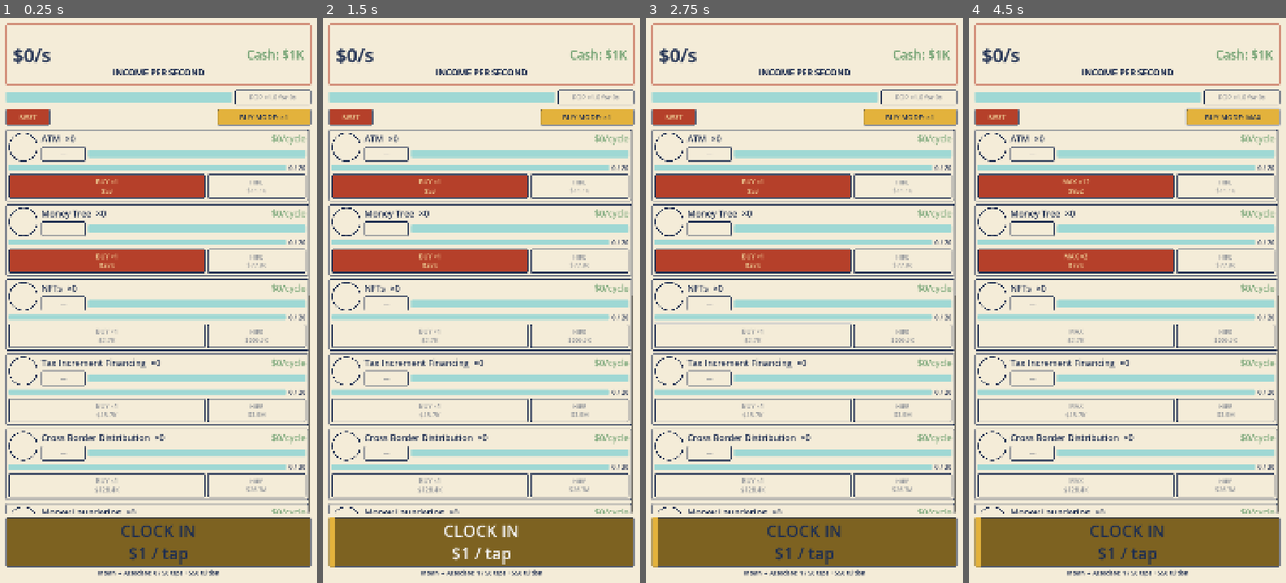
Above: before the commit, frames 1-4 (left to right).
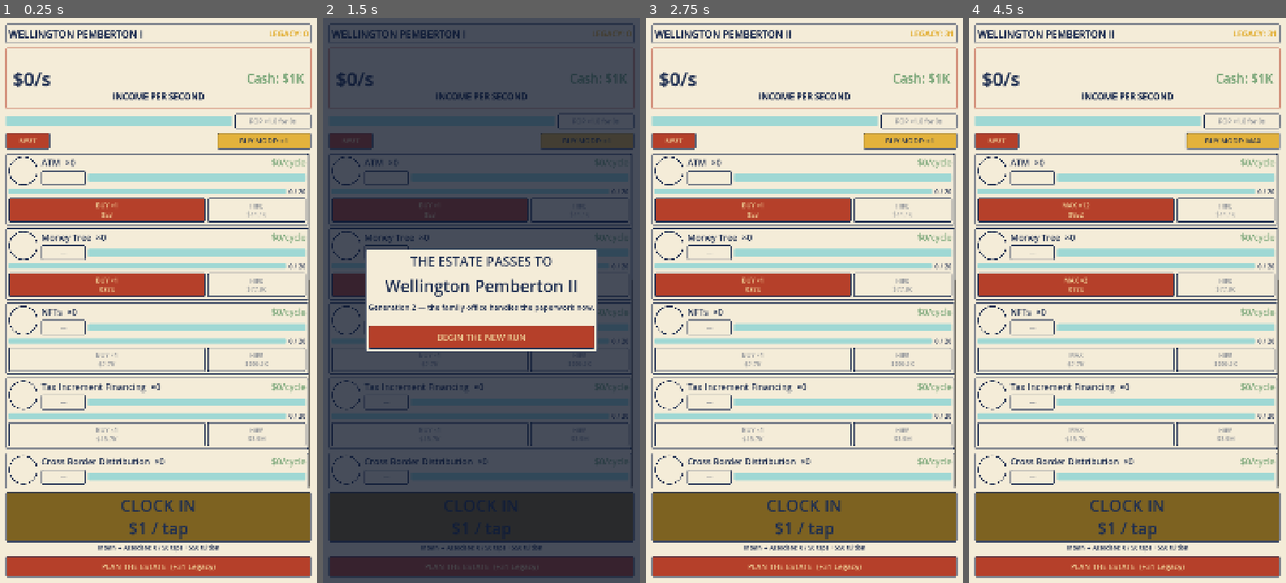
Above: after the commit, the same moments.

Repository: TimGoergen/american-tycoon
Game: Godot game, scene res://Main.tscn
Two runs of this game, one before a commit and one after it. Both use one fixed random seed, a clock stepped at 60 frames per second and the inputs below.
Inputs (mouse positions are in pixels of both pictures, inside the frame that each line leads up to):
- Up to frame 1 (0.25 s): no input
- Up to frame 2 (1.5 s): click (481, 566) at 0.5 s, where only the run after the commit has a clickable "PLAN THE ESTATE (+31 Legacy)"; click (481, 373) at 1.25 s, where only the run after the commit has a clickable "SIGN & PASS ON"
- Up to frame 3 (2.75 s): click (804, 340) at 2 s, where only the run after the commit has a clickable "BEGIN THE NEW RUN"
- Up to frame 4 (4.5 s): click "BUY MODE: ×1" at 2.75 s; click "BUY MODE: ×10" at 3.5 s; click "BUY MODE: ×100" at 4.25 s

The runs differ from the first frame. In frame 1, 54% of the frame differs, in the area x 1-99%, y 0-100%; in frame 2, 94%, in the area x 0-100%, y 0-100%; in frame 3, 54%; in frame 4, 54%.

Commit message:
Make the prestige loop playable
The dynasty/Legacy spine existed only in the headless sim; the Main screen drove a bare single-generation GameState. Wire the dynasty into the game so the full death -> inherit -> faster-heir loop is playable end to end.

- Main now owns a DynastyState and ticks it (Legacy multiplier applies to property income); save/load and autosave move to the dynastic save dict (back-compat: a bare M1 save loads as a gen-1 dynasty).

- New DynastyHeader strip shows heir name + total Legacy; new WillScreen runs the Reading of the Will (estate waterfall) then the heir reveal; new HeirNames generates the dynastic name + Roman-numeral generation.

- A gated PLAN THE ESTATE button triggers succession; on confirm we save and reload the scene so all UI rebinds cleanly to the new generation.

Deferred: Family Ledger, the auto-appearing estate-planner prompt, origins/debt, loopholes, and Legacy applied to offline accrual. Prestige constants (k_legacy/k_sprint/...) still need a tuning pass.

Co-Authored-By: Claude Opus 4.8 <noreply@anthropic.com>

Diff:
--- a/game/scripts/Main.gd
+++ b/game/scripts/Main.gd
@@ -9,17 +9,24 @@
 # (Unity analogue: FixedUpdate for logic, Update for presentation — except
 # Godot has no built-in fixed update for _process, so we accumulate.)
 
+# The dynasty owns the whole bloodline (total Legacy, the generation counter,
+# succession) and holds the living generation as `dynasty.current`. Every UI verb
+# acts on that living generation, so `game` is kept as a direct handle to it.
+var dynasty: DynastyState
 var game: GameState
 var tuning: TuningConfig
 
 var _tick_accumulator := 0.0
 var _autosave_timer := 0.0
 
+var _dynasty_header: DynastyHeader
 var _hero_stat: HeroStat
 var _frenzy_bar: FrenzyBar
 var _wage_panel: WagePanel
 var _welcome_overlay: WelcomeBackOverlay
+var _will_screen: WillScreen
 var _buy_mode_button: Button
+var _plan_button: Button
 var _rows: Array = []
 
 ## Global buy mode — one toggle drives every row's buy button.
@@ -36,18 +43,26 @@
 
 
 func _process(delta: float) -> void:
+	# Freeze the economy while the succession ceremony is on screen: no ticks, no
+	# autosave. This keeps the will's numbers from shifting under the player and
+	# avoids half-saving the generation swap that happens mid-ceremony.
+	if _will_screen.visible:
+		return
+
 	# Fixed-timestep logic (Spec §2): accumulate render time and tick in
-	# constant steps so the economy math is framerate-independent.
+	# constant steps so the economy math is framerate-independent. Ticking the
+	# dynasty (not the bare generation) applies the Legacy multiplier to property
+	# income — the dynastic acceleration that makes each heir faster (Spec §9.4).
 	var step := 1.0 / float(tuning.logic_hz)
 	_tick_accumulator += delta
 	while _tick_accumulator >= step:
-		game.tick(step)
+		dynasty.tick(step)
 		_tick_accumulator -= step
 
 	_autosave_timer += delta
 	if _autosave_timer >= tuning.autosave_cadence:
 		_autosave_timer = 0.0
-		SaveManager.save_to_file(game)
+		SaveManager.save_dict_to_file(dynasty.to_save_dict())
 
 	# Headline income/sec: the guaranteed staffed floor plus a smoothed bonus from
 	# active play (rushes, wage taps, frenzy). Built in GameState so it never reads
@@ -56,12 +71,16 @@
 	_hero_stat.set_cash(game.economy.cash)
 	_hero_stat.set_frenzy_glow(game.frenzy.get_multiplier() > 1.0)
 
+	# Dynastic identity strip and the prestige-exit button reflect the live state.
+	_dynasty_header.set_dynasty(HeirNames.dynasty_name(dynasty.generation), dynasty.legacy_total)
+	_update_plan_button()
+
 
 func _notification(what: int) -> void:
 	# Save on backgrounding (phone) and on close (desktop) — Spec §12.
 	if what == NOTIFICATION_APPLICATION_PAUSED or what == NOTIFICATION_WM_CLOSE_REQUEST:
-		if game != null:
-			SaveManager.save_to_file(game)
+		if dynasty != null:
+			SaveManager.save_dict_to_file(dynasty.to_save_dict())
 
 
 # ---------------------------------------------------------------------------
@@ -72,22 +91,42 @@
 	tuning = ConfigLoader.load_tuning()
 	var property_configs := ConfigLoader.load_property_configs()
 	var titles := ConfigLoader.load_title_configs()
-	game = GameState.new(property_configs, titles, tuning)
+
+	# Constructing the dynasty also builds generation 1, already seeded with
+	# starting cash by DynastyState. So, unlike the old bare-GameState path, a
+	# fresh game needs no extra award_cash here.
+	dynasty = DynastyState.new(property_configs, titles, tuning)
 
 	var save_dict := SaveManager.load_from_file()
-	if save_dict.is_empty():
-		game.economy.award_cash(tuning.m1_starting_cash)
-	else:
-		game.load_save_dict(save_dict)
-		_elapsed_since_save = SaveManager.get_seconds_since_save(save_dict)
+	if not save_dict.is_empty():
+		# Loads both the new dynastic save and a legacy bare-generation save: a
+		# bare M1 save reconstructs as a clean generation-1 dynasty (see
+		# DynastyState.load_save_dict).
+		dynasty.load_save_dict(save_dict)
+		_elapsed_since_save = _seconds_since_save(save_dict)
+
+	# The UI verbs all act on the living generation; keep a direct handle to it.
+	game = dynasty.current
 
 	# Restore the saved buy-mode preference (defaults to ×1 for a fresh game).
 	_buy_mode = game.ui_buy_mode as PropertyRow.BuyMode
+
+
+## Wall-clock seconds since the save was written. The dynastic save nests the
+## generation (which carries the saved_at_unix timestamp) under "current"; a
+## legacy bare-generation save carries that timestamp at the top level. Read it
+## from wherever it actually lives.
+func _seconds_since_save(save_dict: Dictionary) -> float:
+	var stamped: Dictionary = save_dict.get("current", save_dict)
+	return SaveManager.get_seconds_since_save(stamped)
 
 
 func _apply_offline_if_due() -> void:
 	if _elapsed_since_save <= 0.0:
 		return
+	# Offline earnings accrue to the living generation at the staffed rate. They do
+	# NOT yet receive the dynasty's Legacy multiplier (OfflineCalculator predates
+	# the dynasty layer); folding Legacy into offline accrual is a later refinement.
 	var offline := game.apply_offline(_elapsed_since_save)
 	# The ritual only plays when a pile actually accrued (staffed income).
 	if offline.pile > 0.0:
@@ -115,6 +154,10 @@
 	var column := VBoxContainer.new()
 	column.add_theme_constant_override("separation", 14)
 	margin.add_child(column)
+
+	# Dynastic identity strip at the very top: heir name + total Legacy (GDD §13).
+	_dynasty_header = DynastyHeader.new()
+	column.add_child(_dynasty_header)
 
 	_hero_stat = HeroStat.new()
 	column.add_child(_hero_stat)
@@ -182,10 +225,30 @@
 	_wage_panel.promotion_requested.connect(_on_promotion_requested)
 	column.add_child(_wage_panel)
 
+	# The prestige exit: plan the estate, pass on, and raise a faster heir. Red
+	# because it is the big commit action (§8). It stays disabled until dying
+	# would actually grow the dynasty (dynasty.can_perform_succession()), and its
+	# label then previews the Legacy gain — see _update_plan_button.
+	_plan_button = Button.new()
+	_plan_button.custom_minimum_size = Vector2(0, 72)
+	_plan_button.add_theme_font_size_override("font_size", 26)
+	UiPalette.style_button(_plan_button, true)
+	_plan_button.text = "PLAN THE ESTATE"
+	_plan_button.pressed.connect(_on_plan_estate_pressed)
+	column.add_child(_plan_button)
+
 	# The welcome-back overlay sits above everything and starts hidden.
 	_welcome_overlay = WelcomeBackOverlay.new()
 	_welcome_overlay.set_anchors_preset(Control.PRESET_FULL_RECT)
 	add_child(_welcome_overlay)
+
+	# The succession ceremony overlay (the Reading of the Will + heir reveal),
+	# also above everything and hidden until the player plans the estate.
+	_will_screen = WillScreen.new()
+	_will_screen.set_anchors_preset(Control.PRESET_FULL_RECT)
+	_will_screen.pass_on_confirmed.connect(_on_pass_on_confirmed)
+	_will_screen.heir_begin_pressed.connect(_on_heir_begin_pressed)
+	add_child(_will_screen)
 
 
 # ---------------------------------------------------------------------------
@@ -246,6 +309,46 @@
 	get_tree().reload_current_scene()
 
 
+# ---------------------------------------------------------------------------
+# Succession — the prestige loop (Spec §9, GDD §13)
+# ---------------------------------------------------------------------------
+
+## Refresh the Plan-the-Estate button: enabled only when dying would convert to
+## at least 1 Legacy, and labeled with the Legacy it would yield right now.
+func _update_plan_button() -> void:
+	var can_succeed := dynasty.can_perform_succession()
+	_plan_button.disabled = not can_succeed
+	if can_succeed:
+		_plan_button.text = "PLAN THE ESTATE  (+%d Legacy)" % dynasty.projected_legacy_gain()
+	else:
+		_plan_button.text = "PLAN THE ESTATE"
+
+
+## Player opened the estate planner: show the will for the dying generation.
+func _on_plan_estate_pressed() -> void:
+	# Gated defensively even though the button is disabled when this is false.
+	if not dynasty.can_perform_succession():
+		return
+	var will := dynasty.get_draft_will()
+	_will_screen.show_will(will, HeirNames.dynasty_name(dynasty.generation))
+
+
+## Player signed the will: execute the death — bank Legacy, advance the
+## generation, raise the heir — then reveal who inherits.
+func _on_pass_on_confirmed() -> void:
+	dynasty.perform_succession()
+	_will_screen.show_heir_reveal(HeirNames.dynasty_name(dynasty.generation), dynasty.generation)
+
+
+## Player dismissed the heir reveal: persist the new dynasty state, then reload
+## the scene so the whole UI rebinds cleanly to the freshly-born generation
+## (the same proven path as startup). Reloading avoids hand-re-wiring every
+## property row, the wage panel, and the frenzy bar to the heir's new objects.
+func _on_heir_begin_pressed() -> void:
+	SaveManager.save_dict_to_file(dynasty.to_save_dict())
+	get_tree().reload_current_scene()
+
+
 func _on_buy_mode_toggled() -> void:
 	_buy_mode = ((_buy_mode + 1) % PropertyRow.BuyMode.size()) as PropertyRow.BuyMode
 	game.ui_buy_mode = _buy_mode  # persisted on the next autosave / on background
--- /dev/null
+++ b/game/scripts/core/HeirNames.gd
@@ -0,0 +1,45 @@
+# HeirNames.gd
+# Pure utility for generating the dynastic name displayed each generation.
+# No scene tree presence, no state — static functions only.
+# Called by Main.gd to produce names like "Wellington Pemberton IX".
+
+class_name HeirNames
+
+
+## The fixed house given-name and family surname for the current dynasty.
+## A later slice (origins) will randomize these per playthrough.
+const HOUSE_NAME := "Wellington"
+const FAMILY_SURNAME := "Pemberton"
+
+
+## Convert a positive integer to a Roman numeral string (1 -> "I", 4 -> "IV",
+## 9 -> "IX", 40 -> "XL", 1990 -> "MCMXC", etc.). Must handle at least 1..3999
+## correctly. For n < 1, return str(n) as a safe fallback.
+static func roman_numeral(n: int) -> String:
+	# Guard: Roman numerals are only defined for positive integers.
+	# Returning str(n) keeps the caller's display from going blank on bad input.
+	if n < 1:
+		return str(n)
+
+	# Standard descending value/symbol table. The subtractive pairs (CM, CD, etc.)
+	# are listed explicitly so we can handle them in the same loop without special
+	# cases — we just subtract the largest value that fits and append its symbol.
+	var values: Array[int]   = [1000, 900, 500, 400, 100, 90, 50, 40, 10, 9, 5, 4, 1]
+	var symbols: Array[String] = ["M", "CM", "D", "CD", "C", "XC", "L", "XL", "X", "IX", "V", "IV", "I"]
+
+	var result := ""
+	var remaining := n
+
+	for i in range(values.size()):
+		# Keep consuming this value as long as it still fits.
+		while remaining >= values[i]:
+			result += symbols[i]
+			remaining -= values[i]
+
+	return result
+
+
+## The full dynastic name for a given 1-based generation, e.g.
+## dynasty_name(9) -> "Wellington Pemberton IX".
+static func dynasty_name(generation: int) -> String:
+	return "%s %s %s" % [HOUSE_NAME, FAMILY_SURNAME, roman_numeral(generation)]
--- /dev/null
+++ b/game/scripts/ui/DynastyHeader.gd
@@ -0,0 +1,76 @@
+# DynastyHeader — a slim header strip pinned at the top of the Main screen.
+#
+# Displays the player's current dynastic identity at a glance:
+#   • LEFT:  the heir's full name in UPPERCASE (e.g. "WELLINGTON PEMBERTON IX").
+#            The Roman numeral suffix is the generation counter — how many heirs
+#            the dynasty has cycled through (GDD §13).
+#   • RIGHT: total accumulated Legacy points, the dynasty's prestige currency
+#            (GDD §13). Given gold treatment (MUSTARD_GOLD) because Legacy is
+#            the long-arc score — it never resets and never decreases.
+#
+# This node is display-only. Main.gd drives it by calling set_dynasty().
+# Style follows the project's "ticket plate" aesthetic: cream plate, navy border,
+# faux-bold via a matching-color outline (no bold font asset exists until M3).
+
+class_name DynastyHeader
+extends PanelContainer
+
+# Type sizes — art direction for at-a-glance reading on a phone screen.
+# Tim is 49 with imperfect vision; err large (UI notes §1).
+const HEIR_FONT_SIZE  := 34  # the name is the primary identity marker
+const LEGACY_FONT_SIZE := 28  # legacy is secondary; smaller but still prominent
+const FAUX_BOLD_OUTLINE := 2  # outline size that fakes bold weight until M3 fonts
+
+# The two live labels — kept as members so set_dynasty() can update them.
+var _name_label:   Label
+var _legacy_label: Label
+
+
+func _ready() -> void:
+	# Apply the standard cream ticket plate (navy border) from the palette.
+	add_theme_stylebox_override("panel", UiPalette.make_panel_style())
+
+	# A single HBoxContainer fills the plate: name | spacer | legacy.
+	var row := HBoxContainer.new()
+	# Vertical center-align so both labels sit on the same baseline.
+	row.alignment = BoxContainer.ALIGNMENT_CENTER
+	add_child(row)
+
+	# LEFT: heir name — navy, large, faux-bold.
+	_name_label = _make_label(UiPalette.NAVY, HEIR_FONT_SIZE, FAUX_BOLD_OUTLINE)
+	row.add_child(_name_label)
+
+	# SPACER: pushes the legacy label to the right edge.
+	# SIZE_EXPAND_FILL tells the HBox to give all leftover horizontal space to this
+	# invisible node — a common Godot pattern for "push the next child to the far end".
+	var spacer := Control.new()
+	spacer.size_flags_horizontal = Control.SIZE_EXPAND_FILL
+	row.add_child(spacer)
+
+	# RIGHT: legacy total — MUSTARD_GOLD (prestige currency gets the gold treatment).
+	_legacy_label = _make_label(UiPalette.MUSTARD_GOLD, LEGACY_FONT_SIZE, FAUX_BOLD_OUTLINE)
+	row.add_child(_legacy_label)
+
+
+## Build a label styled for the ticket-plate aesthetic: a given color, a given
+## font size, and a same-color outline that fakes bold weight (see class header).
+## This replicates HeroStat._make_label exactly — the pattern is project-wide.
+func _make_label(color: Color, font_size: int, outline: int) -> Label:
+	var label := Label.new()
+	label.add_theme_color_override("font_color", color)
+	label.add_theme_font_size_override("font_size", font_size)
+	# The outline is the same color as the text — it thickens the glyphs without
+	# changing the hue, producing a convincing faux-bold at small outline sizes.
+	label.add_theme_color_override("font_outline_color", color)
+	label.add_theme_constant_override("outline_size", outline)
+	return label
+
+
+## Update the displayed dynasty identity.
+## `dynasty_name` is the full name string, e.g. "Wellington Pemberton IX".
+## `legacy_total` is the integer Legacy points accumulated across all generations.
+func set_dynasty(dynasty_name: String, legacy_total: int) -> void:
+	# Always show the name in UPPERCASE — ticket-plate style convention,
+	# and the Roman numeral reads more clearly in all-caps.
+	_name_label.text = dynasty_name.to_upper()
+	_legacy_label.text = "LEGACY: " + str(legacy_total)
--- /dev/null
+++ b/game/scripts/ui/WillScreen.gd
@@ -0,0 +1,265 @@
+class_name WillScreen
+extends ColorRect
+
+# "The Reading of the Will" — the prestige/succession ceremony screen (GDD §13).
+# This is the legible-math version: plain itemized estate waterfall document
+# followed by an heir reveal. Ceremony copy, portraits, and art arrive in M3;
+# this M1 build surfaces all the numbers clearly so the math feels real.
+#
+# Two phases live inside one overlay and are swapped in-place:
+#   Phase 1 — the will document (estate waterfall + "SIGN & PASS ON" button)
+#   Phase 2 — heir reveal ("THE ESTATE PASSES TO" + "BEGIN THE NEW RUN" button)
+#
+# Main.gd drives the ceremony:
+#   1. Call show_will(will, dying_name)  → player reads math, clicks confirm
+#   2. Listen for pass_on_confirmed signal
+#   3. Call show_heir_reveal(heir_name, generation) → player clicks begin
+#   4. Listen for heir_begin_pressed signal
+
+
+## Player has signed the will and chosen to pass the estate on (end phase 1).
+signal pass_on_confirmed
+
+## Player dismisses the heir reveal to begin the new generation (end phase 2).
+signal heir_begin_pressed
+
+
+# ── Phase 1 references ────────────────────────────────────────────────────────
+
+var _phase1_container: VBoxContainer
+
+var _deceased_label: Label    # "The estate of {name}"
+var _gross_value: Label
+var _creditors_value: Label
+var _subtotal_value: Label
+var _tax_value: Label
+var _net_value: Label
+var _legacy_value: Label
+
+
+# ── Phase 2 references ────────────────────────────────────────────────────────
+
+var _phase2_container: VBoxContainer
+
+var _heir_name_label: Label
+var _generation_label: Label
+
+
+func _ready() -> void:
+	# Dark scrim covers the game screen beneath the ceremony.
+	color = Color(UiPalette.INK_NAVY, 0.75)
+	visible = false
+
+	# A single CenterContainer positions the panel in the middle of the screen.
+	var center := CenterContainer.new()
+	center.set_anchors_preset(Control.PRESET_FULL_RECT)
+	add_child(center)
+
+	var panel := PanelContainer.new()
+	panel.add_theme_stylebox_override("panel", UiPalette.make_panel_style())
+	center.add_child(panel)
+
+	# The outer column holds padding and switches between the two phase containers.
+	var outer_column := VBoxContainer.new()
+	outer_column.add_theme_constant_override("separation", 0)
+	outer_column.custom_minimum_size = Vector2(640, 0)
+	panel.add_child(outer_column)
+
+	_build_phase1(outer_column)
+	_build_phase2(outer_column)
+
+	# Both phases start hidden; show_will / show_heir_reveal reveal the right one.
+	_phase1_container.visible = false
+	_phase2_container.visible = false
+
+
+# ── Phase 1 builder ───────────────────────────────────────────────────────────
+
+func _build_phase1(parent: VBoxContainer) -> void:
+	_phase1_container = VBoxContainer.new()
+	_phase1_container.add_theme_constant_override("separation", 10)
+	parent.add_child(_phase1_container)
+
+	# ── Headline ──
+	var headline := Label.new()
+	headline.text = "THE READING OF THE WILL"
+	headline.horizontal_alignment = HORIZONTAL_ALIGNMENT_CENTER
+	headline.add_theme_color_override("font_color", UiPalette.NAVY)
+	headline.add_theme_font_size_override("font_size", 44)
+	_phase1_container.add_child(headline)
+
+	# ── Deceased subline (populated in show_will) ──
+	_deceased_label = Label.new()
+	_deceased_label.horizontal_alignment = HORIZONTAL_ALIGNMENT_CENTER
+	_deceased_label.add_theme_color_override("font_color", UiPalette.NAVY)
+	_deceased_label.add_theme_font_size_override("font_size", 26)
+	_phase1_container.add_child(_deceased_label)
+
+	# Visual separator between the header block and the document rows.
+	var spacer := Control.new()
+	spacer.custom_minimum_size = Vector2(0, 12)
+	_phase1_container.add_child(spacer)
+
+	# ── Itemized estate rows ──
+	# Each row is an HBoxContainer: description on the left, value right-aligned.
+	_gross_value    = _add_document_row(_phase1_container, "Gross estate:",    UiPalette.NAVY,        30)
+	_creditors_value = _add_document_row(_phase1_container, "Creditors paid:",  UiPalette.NAVY,        30)
+	_subtotal_value = _add_document_row(_phase1_container, "Subtotal:",         UiPalette.NAVY,        30)
+	_tax_value      = _add_document_row(_phase1_container, "Estate tax:",       UiPalette.KETCHUP_RED, 30)
+
+	# The "Net to heir" line is emphasized — larger text and money-green so the
+	# player immediately sees what they're actually passing down.
+	_add_divider(_phase1_container)
+	_net_value      = _add_document_row(_phase1_container, "── Net to heir:",   UiPalette.MONEY_GREEN, 40)
+	_legacy_value   = _add_document_row(_phase1_container, "Converts to Legacy:", UiPalette.MONEY_GREEN, 30)
+
+	var spacer2 := Control.new()
+	spacer2.custom_minimum_size = Vector2(0, 12)
+	_phase1_container.add_child(spacer2)
+
+	# ── Confirm button ──
+	var confirm_button := Button.new()
+	confirm_button.text = "SIGN & PASS ON"
+	confirm_button.custom_minimum_size = Vector2(0, 80)
+	confirm_button.add_theme_font_size_override("font_size", 30)
+	UiPalette.style_button(confirm_button, true)
+	confirm_button.pressed.connect(_on_sign_pressed)
+	_phase1_container.add_child(confirm_button)
+
+
+# ── Phase 2 builder ───────────────────────────────────────────────────────────
+
+func _build_phase2(parent: VBoxContainer) -> void:
+	_phase2_container = VBoxContainer.new()
+	_phase2_container.add_theme_constant_override("separation", 16)
+	parent.add_child(_phase2_container)
+
+	# ── Headline ──
+	var headline := Label.new()
+	headline.text = "THE ESTATE PASSES TO"
+	headline.horizontal_alignment = HORIZONTAL_ALIGNMENT_CENTER
+	headline.add_theme_color_override("font_color", UiPalette.NAVY)
+	headline.add_theme_font_size_override("font_size", 44)
+	_phase2_container.add_child(headline)
+
+	# ── Heir name (populated in show_heir_reveal) ──
+	# Large enough to feel like a name being announced in a room.
+	_heir_name_label = Label.new()
+	_heir_name_label.horizontal_alignment = HORIZONTAL_ALIGNMENT_CENTER
+	_heir_name_label.autowrap_mode = TextServer.AUTOWRAP_WORD_SMART
+	_heir_name_label.add_theme_color_override("font_color", UiPalette.NAVY)
+	_heir_name_label.add_theme_font_size_override("font_size", 56)
+	_phase2_container.add_child(_heir_name_label)
+
+	# ── Generation / deadpan subline ──
+	_generation_label = Label.new()
+	_generation_label.horizontal_alignment = HORIZONTAL_ALIGNMENT_CENTER
+	_generation_label.add_theme_color_override("font_color", UiPalette.NAVY)
+	_generation_label.add_theme_font_size_override("font_size", 26)
+	_phase2_container.add_child(_generation_label)
+
+	var spacer := Control.new()
+	spacer.custom_minimum_size = Vector2(0, 12)
+	_phase2_container.add_child(spacer)
+
+	# ── Begin button ──
+	var begin_button := Button.new()
+	begin_button.text = "BEGIN THE NEW RUN"
+	begin_button.custom_minimum_size = Vector2(0, 80)
+	begin_button.add_theme_font_size_override("font_size", 30)
+	UiPalette.style_button(begin_button, true)
+	begin_button.pressed.connect(_on_begin_pressed)
+	_phase2_container.add_child(begin_button)
+
+
+# ── Public interface ──────────────────────────────────────────────────────────
+
+## Show phase 1: the itemized will for the dying generation.
+## `will` keys (all floats unless noted):
+##   estate_gross   — total accumulated wealth
+##   creditors_paid — debts settled before the estate passes
+##   after_credit   — subtotal after creditors
+##   taxable        — the taxable portion (used by the tax calculation upstream)
+##   tax            — estate tax amount withheld
+##   estate_net     — cash the heir actually receives
+##   legacy_gain    — integer legacy points awarded (treat as int)
+## `dying_dynasty_name` — e.g. "Wellington Pemberton VIII"
+func show_will(will: Dictionary, dying_dynasty_name: String) -> void:
+	_deceased_label.text = "The estate of %s" % dying_dynasty_name
+
+	# Format money amounts; deductions are prefixed with a minus sign so the
+	# document reads like a real ledger (loss lines include the − in the string).
+	_gross_value.text    = Money.of(will.estate_gross).display()
+	_creditors_value.text = "−%s" % Money.of(will.creditors_paid).display()
+	_subtotal_value.text = Money.of(will.after_credit).display()
+	_tax_value.text      = "−%s" % Money.of(will.tax).display()
+	_net_value.text      = Money.of(will.estate_net).display()
+
+	# Legacy is a points integer, not a dollar figure — shown plainly with a + sign.
+	_legacy_value.text   = "+%d" % int(will.legacy_gain)
+
+	_phase1_container.visible = true
+	_phase2_container.visible = false
+	visible = true
+
+
+## Show phase 2: reveal the heir who inherits.
+## `heir_dynasty_name` — e.g. "Wellington Pemberton IX"
+## `generation`        — the new 1-based generation number
+func show_heir_reveal(heir_dynasty_name: String, generation: int) -> void:
+	_heir_name_label.text   = heir_dynasty_name
+	# Deadpan subline: acknowledges the ceremony is perfunctory, which is the joke.
+	_generation_label.text  = "Generation %d — the family office handles the paperwork now." % generation
+
+	_phase1_container.visible = false
+	_phase2_container.visible = true
+	# Overlay stays visible; it was already shown during phase 1.
+	visible = true
+
+
+# ── Signal handlers ───────────────────────────────────────────────────────────
+
+func _on_sign_pressed() -> void:
+	# Do NOT hide here. Main.gd will immediately call show_heir_reveal(),
+	# which transitions the overlay to phase 2 without a flash of the game.
+	pass_on_confirmed.emit()
+
+
+func _on_begin_pressed() -> void:
+	visible = false
+	heir_begin_pressed.emit()
+
+
+# ── Layout helpers ────────────────────────────────────────────────────────────
+
+# Creates one two-column document row: description on the left, value on the
+# right. Returns the value Label so the caller can populate it in show_will().
+func _add_document_row(parent: VBoxContainer, description: String, value_color: Color, value_size: int) -> Label:
+	var row := HBoxContainer.new()
+	row.add_theme_constant_override("separation", 8)
+	parent.add_child(row)
+
+	var desc_label := Label.new()
+	desc_label.text = description
+	desc_label.size_flags_horizontal = Control.SIZE_EXPAND_FILL
+	desc_label.add_theme_color_override("font_color", UiPalette.NAVY)
+	desc_label.add_theme_font_size_override("font_size", value_size)
+	row.add_child(desc_label)
+
+	var value_label := Label.new()
+	value_label.horizontal_alignment = HORIZONTAL_ALIGNMENT_RIGHT
+	value_label.size_flags_horizontal = Control.SIZE_EXPAND_FILL
+	value_label.add_theme_color_override("font_color", value_color)
+	value_label.add_theme_font_size_override("font_size", value_size)
+	row.add_child(value_label)
+
+	return value_label
+
+
+# Adds a thin visual rule between the subtotal block and the net-to-heir line.
+# A one-pixel ColorRect in NAVY gives the same visual weight as a <hr> in print.
+func _add_divider(parent: VBoxContainer) -> void:
+	var divider := ColorRect.new()
+	divider.color = UiPalette.NAVY
+	divider.custom_minimum_size = Vector2(0, 2)
+	parent.add_child(divider)
Not shown, added: game/scripts/core/HeirNames.gd.uid
Not shown, added: game/scripts/ui/DynastyHeader.gd.uid
Not shown, added: game/scripts/ui/WillScreen.gd.uid
